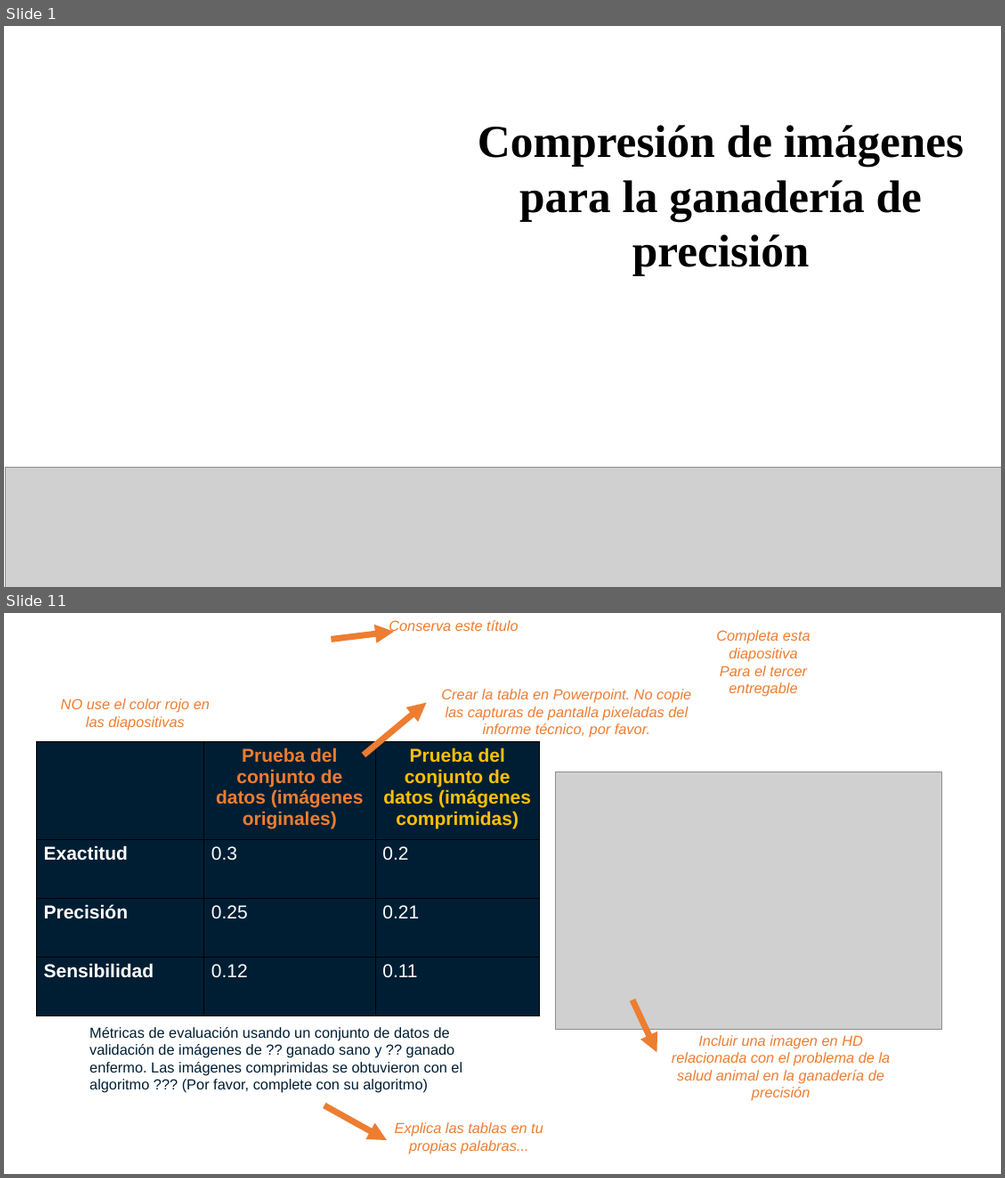
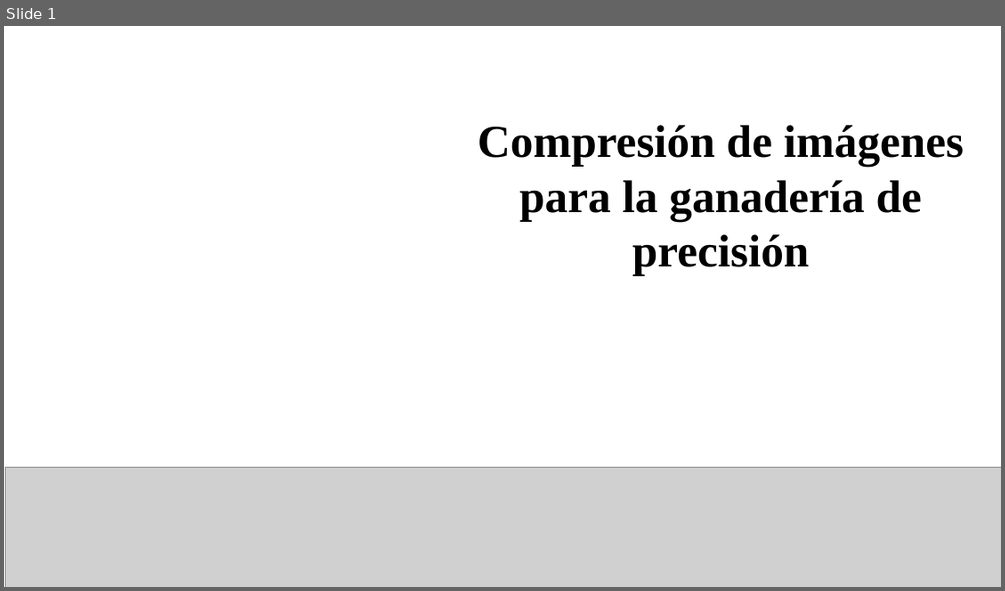
Before and after one commit to Juanes3312/ST0245-003, a slide deck: proyecto/informe/Entrega.pptx. Shown one above the other, each under a label of ours: slides 1 and 11 before the commit, slide 1 after it; the slides between them are not shown. The pictures are 1005x1178 and 1005x591 pixels, drawn with LibreOffice and Linux fonts; fonts in the diff are those of the drawing; grey boxes stand for pictures; background and template pictures are left out. Boxes give left, top, right and bottom in pixels: in the first picture for what was removed or moved away, otherwise in the second. Text is boxed around its words. In the diff, an @@ line names an element or a change of style, - is before the commit and + after.

Commit message:
entrega 3

```diff
--- a/proyecto/informe/Entrega.pptx
+++ b/proyecto/informe/Entrega.pptx
@@ slide 11 removed at <box>4,613,1001,1174</box>, background picture (left out) @@
@@ freeform shape removed at <box>332,632,395,639</box> @@
@@ text removed at <box>388,620,518,634</box> @@
-Conserva este título
@@ text removed at <box>716,630,810,697</box> @@
-Completa esta diapositiva
-Para el tercer entregable
@@ text removed at <box>441,689,691,738</box> @@
-Crear la tabla en Powerpoint. No copie las capturas de pantalla pixeladas del informe técnico, por favor.
@@ text removed at <box>61,698,210,730</box> @@
-NO use el color rojo en las diapositivas
@@ freeform shape removed at <box>364,703,427,755</box> @@
@@ table removed at <box>36,742,540,987</box>, 4 rows, 3 columns @@
- | Prueba del conjunto de datos (imágenes originales) | Prueba del conjunto de datos (imágenes comprimidas)
-Exactitud | 0.3 | 0.2
-Precisión | 0.25 | 0.21
-Sensibilidad | 0.12 | 0.11
@@ picture removed at <box>555,772,942,1030</box> @@
@@ freeform shape removed at <box>633,999,657,1052</box> @@
@@ text removed at <box>89,1027,389,1038</box> @@
-Métricas de evaluación de la clasificación
@@ text removed at <box>89,1027,462,1093</box> @@
-Métricas de evaluación usando un conjunto de datos de validación de imágenes de ?? ganado sano y ?? ganado enfermo. Las imágenes comprimidas se obtuvieron con el algoritmo ??? (Por favor, complete con su algoritmo)
@@ text removed at <box>672,1035,890,1084</box> @@
-Incluir una imagen en HD relacionada con el problema de la salud animal en la ganadería de precisión
@@ freeform shape removed at <box>324,1105,387,1140</box> @@
@@ text removed at <box>395,1122,543,1154</box> @@
-Explica las tablas en tu
-propias palabras...
```
Also in this commit, not shown: 7 slides changed, 3 slides added, 4 other slides removed, 4 other files.
